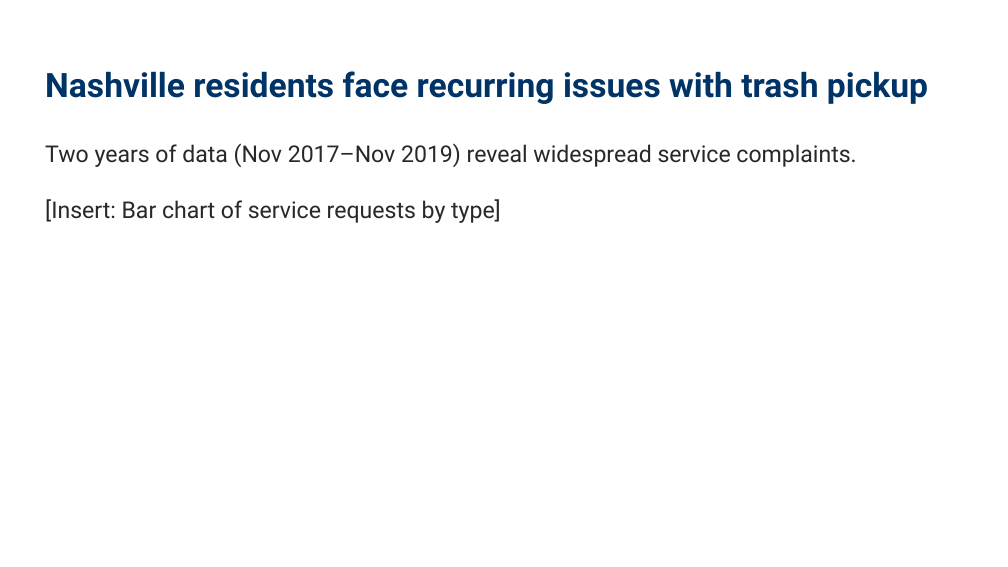
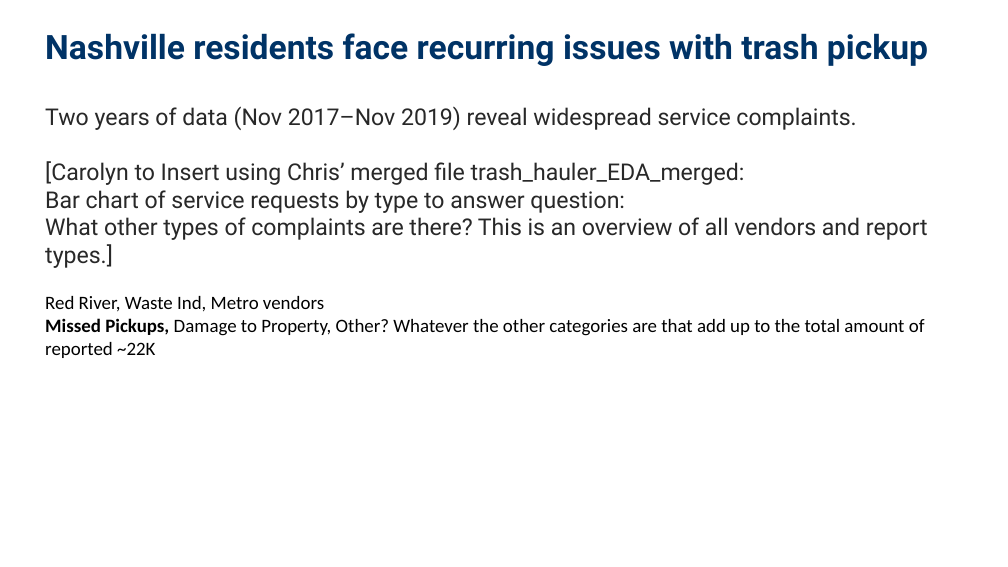
Before and after one commit to NewForce-Cohort-11-Data/trash-haulers-null-void-waste-solutions, a slide deck: slide 4 of Missed_Trash_Pickups_Presentation_16x9_Formatted.pptx (slide 3 before the commit). Drawn at 1008x567 pixels with LibreOffice and Linux fonts; fonts in the diff are those of the drawing. Boxes give left, top, right and bottom in pixels: in the first picture for what was removed or moved away, otherwise in the second. Text is boxed around its words. In the diff, an @@ line names an element or a change of style, - is before the commit and + after.

Commit message:
graphs and charts in xlsx files

```diff
--- a/Missed_Trash_Pickups_Presentation_16x9_Formatted.pptx
+++ b/Missed_Trash_Pickups_Presentation_16x9_Formatted.pptx
@@ text "Nashville residents face recurring issues ...": place and size @@
-text "Nashville residents face recurring issues ..." at (45,71,928,104)
+text "Nashville residents face recurring issues ..." at (45,33,928,66)
@@ text at (45,106,928,358): text changed @@
-Two years of data (Nov 2017–Nov 2019) reveal widespread service complaints.
-[Insert: Bar chart of service requests by type]
+Two years of data (Nov 2017–Nov 2019) reveal widespread service complaints.
+[Carolyn to Insert using Chris’ merged file trash_hauler_EDA_merged:
+Bar chart of service requests by type to answer question:
+What other types of complaints are there? This is an overview of all vendors and report types.]
+Red River, Waste Ind, Metro vendors
+Missed Pickups, Damage to Property, Other? Whatever the other categories are that add up to the total amount of reported ~22K
```
Also in this commit, not shown: 6 other slides changed, 4 slides added, 3 slides removed, 9 other files.
